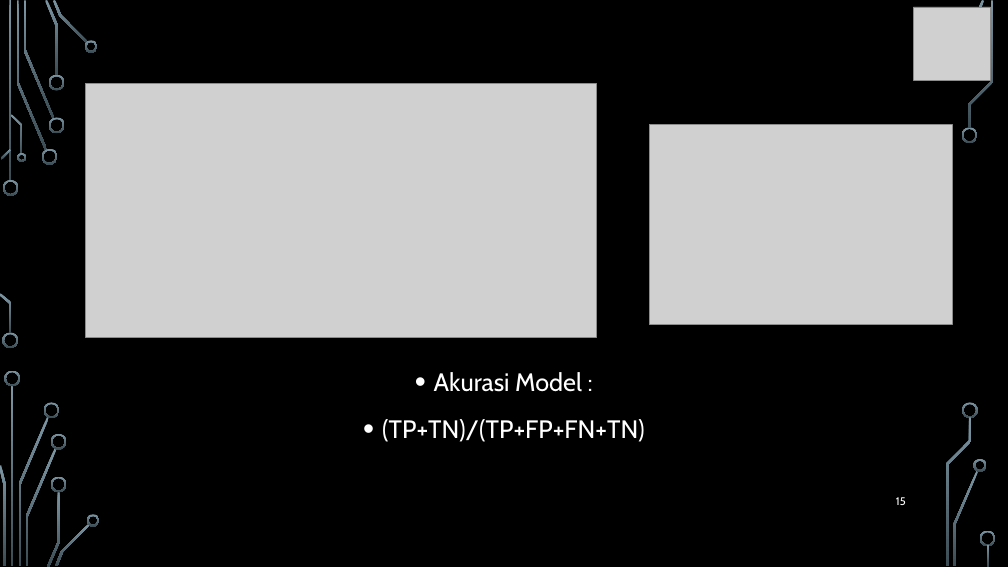
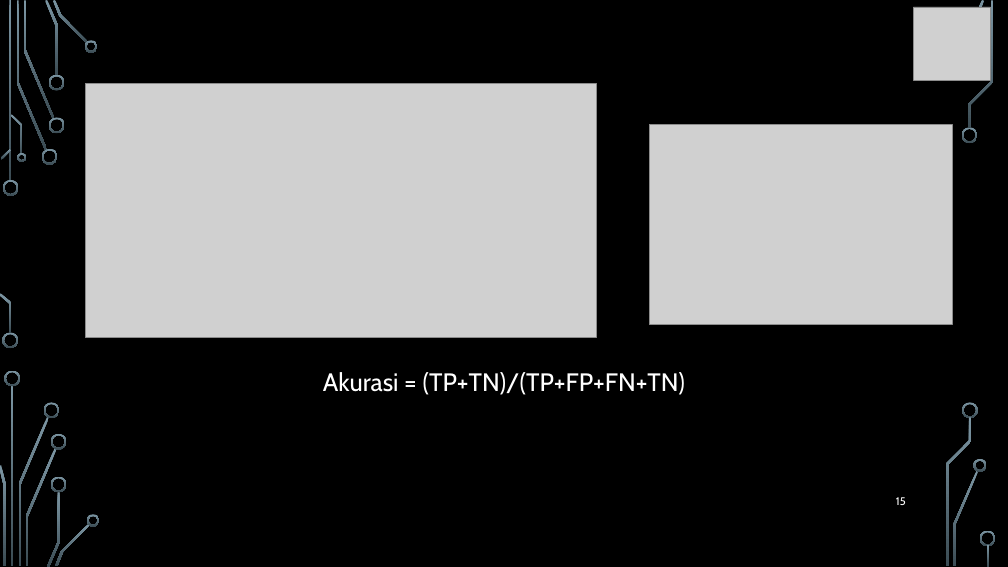
Before and after one commit to novalassalam/comvis, a slide deck: slide 15 of materi 2021/Performance and Accuracy Analysis in Object Detection.pptx. Drawn at 1008x567 pixels with LibreOffice and Linux fonts; fonts in the diff are those of the drawing; grey boxes stand for pictures; background and template pictures are left out. Boxes give left, top, right and bottom in pixels: in the first picture for what was removed or moved away, otherwise in the second. Text is boxed around its words. In the diff, an @@ line names an element or a change of style, - is before the commit and + after.

```diff
--- a/materi 2021/Performance and Accuracy Analysis in Object Detection.pptx
+++ b/materi 2021/Performance and Accuracy Analysis in Object Detection.pptx
@@ text at [323, 372, 685, 395]: text changed @@
-• Akurasi Model :
-• (TP+TN)/(TP+FP+FN+TN)
+Akurasi = (TP+TN)/(TP+FP+FN+TN)
```
Also in this commit, not shown: 1 other slide changed, 1 slide added, 1 other file.
